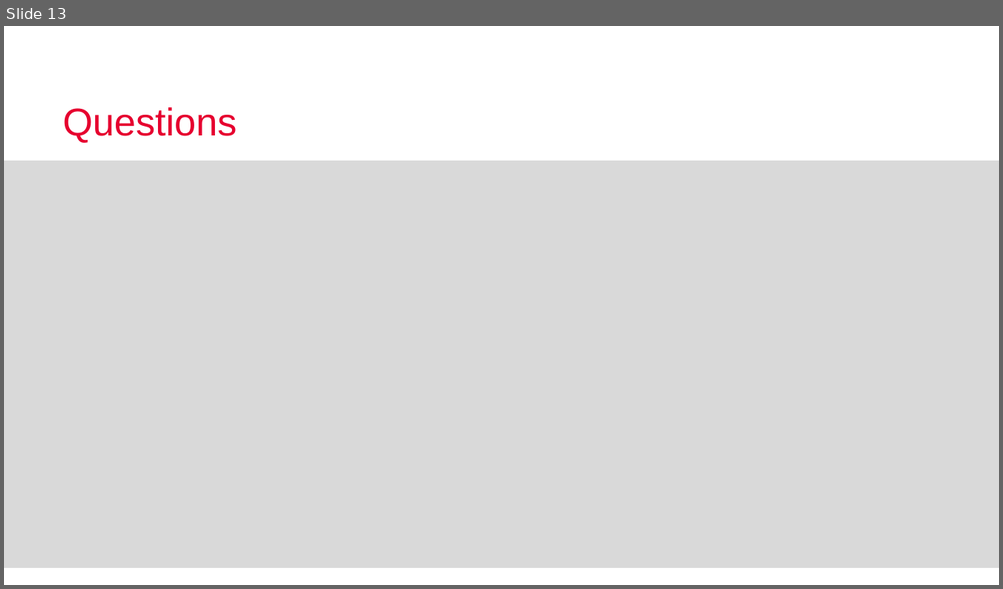
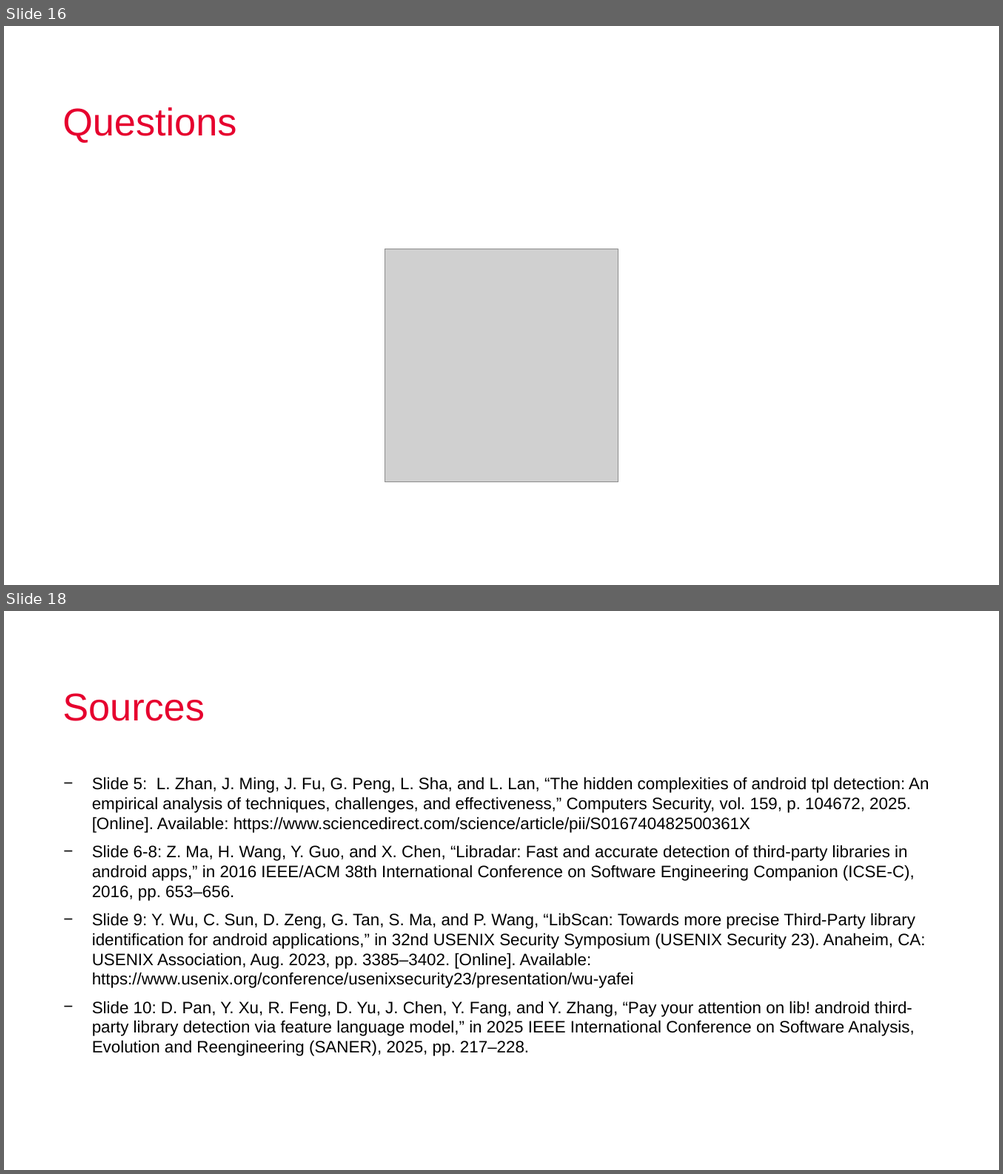
Before and after one commit to X-TPL/X-TPL, a slide deck: Presentations/26_05_26_Seminar.pptx. Shown one above the other, each under a label of ours: slide 13 before the commit, slides 16 and 18 after it; the slides between them are not shown. The pictures are 1003x589 and 1003x1174 pixels, drawn with LibreOffice and Linux fonts; fonts in the diff are those of the drawing; grey boxes stand for pictures; background and template pictures are left out. Boxes give left, top, right and bottom in pixels: in the first picture for what was removed or moved away, otherwise in the second. Text is boxed around its words. In the diff, an @@ line names an element or a change of style, - is before the commit and + after.

```diff
--- a/Presentations/26_05_26_Seminar.pptx
+++ b/Presentations/26_05_26_Seminar.pptx
@@ slide 18 added at [4, 611, 999, 1170], background #FFFFFF @@
@@ title added at [62, 693, 205, 721], 28 pt, text #E6002E @@
+Sources
@@ text added at [92, 777, 928, 1056], 12 pt, text #000000 @@
+− Slide 5: L. Zhan, J. Ming, J. Fu, G. Peng, L. Sha, and L. Lan, “The hidden complexities of android tpl detection: An empirical analysis of techniques, challenges, and effectiveness,” Computers Security, vol. 159, p. 104672, 2025. [Online]. Available: https://www.sciencedirect.com/science/article/pii/S016740482500361X
+− Slide 6-8: Z. Ma, H. Wang, Y. Guo, and X. Chen, “Libradar: Fast and accurate detection of third-party libraries in android apps,” in 2016 IEEE/ACM 38th International Conference on Software Engineering Companion (ICSE-C), 2016, pp. 653–656.
+− Slide 9: Y. Wu, C. Sun, D. Zeng, G. Tan, S. Ma, and P. Wang, “LibScan: Towards more precise Third-Party library identification for android applications,” in 32nd USENIX Security Symposium (USENIX Security 23). Anaheim, CA: USENIX Association, Aug. 2023, pp. 3385–3402. [Online]. Available: https://www.usenix.org/conference/usenixsecurity23/presentation/wu-yafei
+− Slide 10: D. Pan, Y. Xu, R. Feng, D. Yu, J. Chen, Y. Fang, and Y. Zhang, “Pay your attention on lib! android third-party library detection via feature language model,” in 2025 IEEE International Conference on Software Analysis, Evolution and Reengineering (SANER), 2025, pp. 217–228.
@@ what was slide 13 is now slide 16 @@
@@ slide 16 changed as well @@
@@ rectangle removed at [4, 160, 999, 568] @@
@@ rectangle removed at [4, 236, 999, 569] @@
@@ picture added at [385, 249, 617, 483] @@
```
Also in this commit, not shown: 9 other slides changed, 8 other slides added, 3 slides removed.
